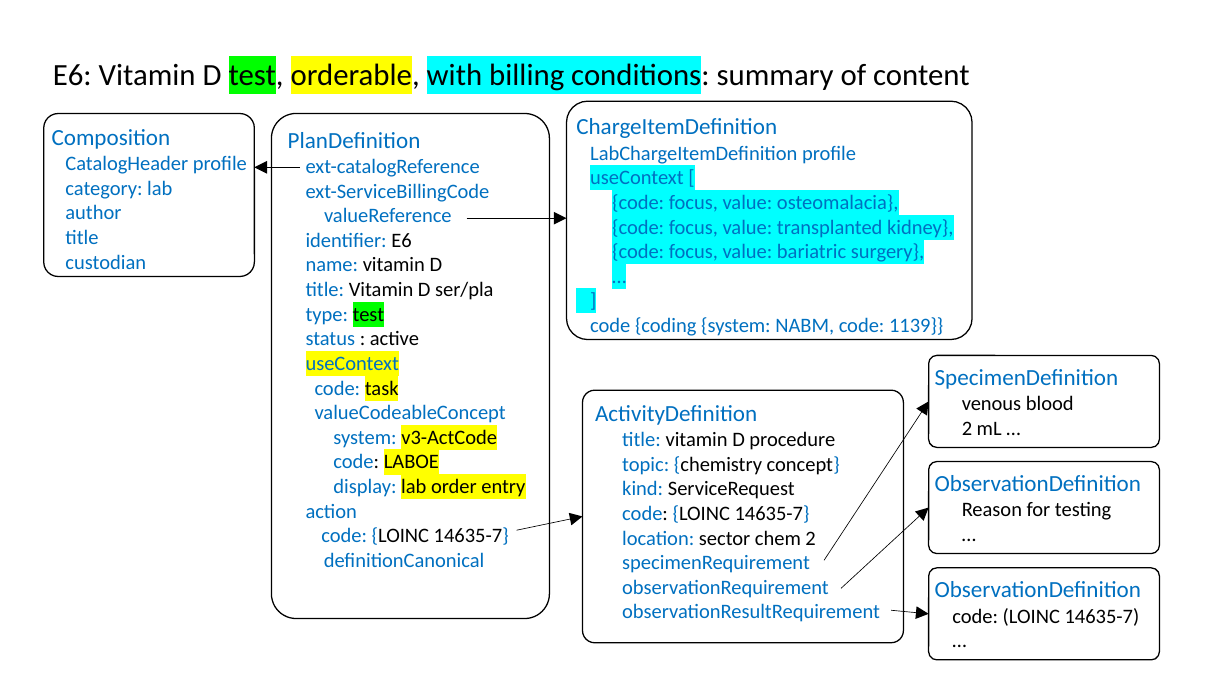
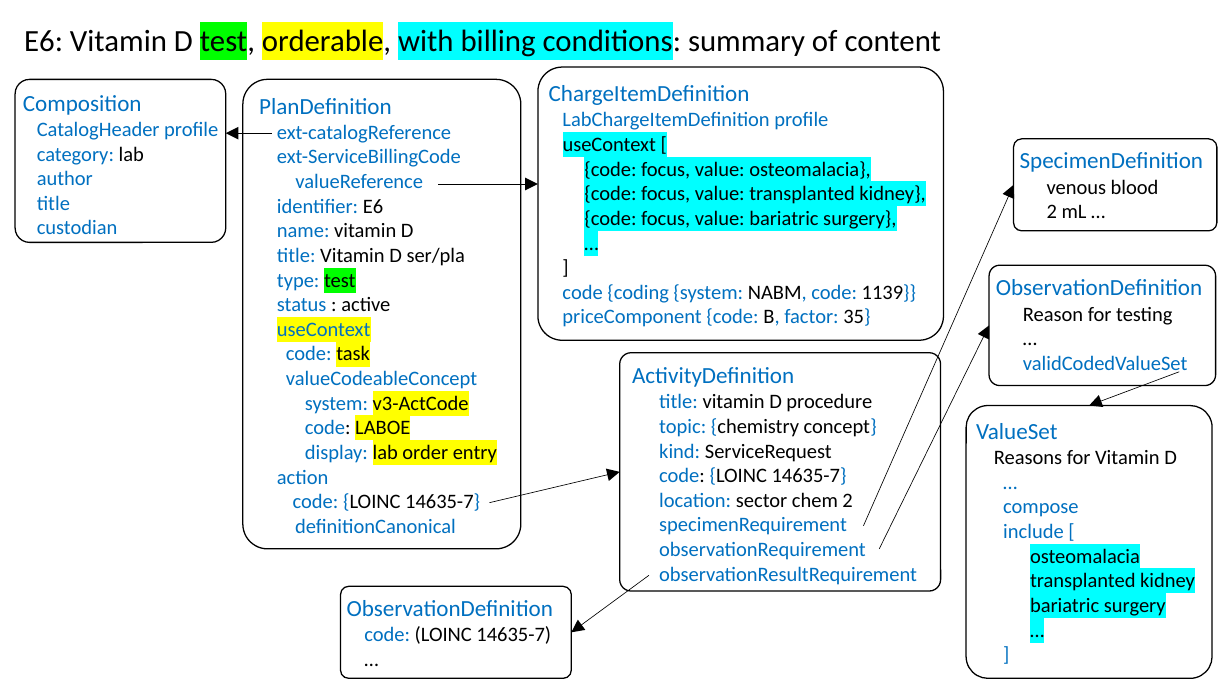
Before and after one commit to HL7/fhir-order-catalog, a slide deck: slide 1 of input/images-source/LabExampleE6Technical.pptx. Drawn at 1232x693 pixels with LibreOffice and Linux fonts; fonts in the diff are those of the drawing. Boxes give left, top, right and bottom in pixels: in the first picture for what was removed or moved away, otherwise in the second. Text is boxed around its words. In the diff, an @@ line names an element or a change of style, - is before the commit and + after.

```diff
--- a/input/images-source/LabExampleE6Technical.pptx
+++ b/input/images-source/LabExampleE6Technical.pptx
@@ rounded rectangle "PlanDefinition" resized from (x1=272, y1=114, x2=550, y2=619) to (x1=243, y1=79, x2=521, y2=549) @@
@@ rounded rectangle "ChargeItemDefinition" resized from (x1=567, y1=101, x2=972, y2=339) to (x1=538, y1=67, x2=944, y2=341) @@
@@ text in rounded rectangle at (x1=37, y1=146, x2=144, y2=165): text colour #0070C0 to #000000 in "lab" @@
@@ 2 arrows, 1 rounded rectangle, 1 text moved together from (x1=43, y1=59, x2=969, y2=276) to (x1=15, y1=25, x2=941, y2=242) @@
@@ text in rounded rectangle at (x1=562, y1=137, x2=925, y2=303): text colour #0070C0 to #000000 in "useContext [", "{code: focus, value: osteomalacia},", "{code: focus, value: transplanted kidney},", "{code: focus, value: bariatric surgery}," and 3 more places; highlight #00FFFF to none in "]" @@
@@ rounded rectangle "SpecimenDefinition" resized from (x1=929, y1=356, x2=1160, y2=448) to (x1=1014, y1=139, x2=1217, y2=231) @@
@@ arrow moved from (824, 560) - (929, 401) to (864, 526) - (1014, 185) @@
@@ rounded rectangle "ObservationDefinition" resized from (x1=929, y1=462, x2=1160, y2=555) to (x1=989, y1=265, x2=1215, y2=385) @@
@@ text in rounded rectangle at (x1=562, y1=308, x2=870, y2=327): paragraph added @@
+priceComponent {code: B, factor: 35}
@@ arrow moved from (841, 589) - (929, 507) to (880, 549) - (989, 325) @@
@@ rounded rectangle "ActivityDefinition" resized from (x1=582, y1=390, x2=903, y2=642) to (x1=620, y1=353, x2=941, y2=592) @@
@@ text in rounded rectangle at (x1=1023, y1=355, x2=1187, y2=376): paragraph added @@
+validCodedValueSet
@@ arrow added from (1179, 372) to (1090, 406), #000000 0.5 pt @@
@@ rounded rectangle added at (x1=967, y1=406, x2=1213, y2=678), outline #000000 1 pt, 16 pt, text #000000 @@
+ValueSet
+Reasons for Vitamin D
+…
+compose
+  include [
+    osteomalacia
+    transplanted kidney
+    bariatric surgery
+    …
+  ]
@@ arrow moved from (517, 531) - (582, 517) to (490, 503) - (620, 472) @@
@@ rounded rectangle "ObservationDefinition" moved from (x1=929, y1=568, x2=1160, y2=661) to (x1=341, y1=587, x2=572, y2=679) @@
@@ arrow moved from (891, 610) - (929, 614) to (649, 576) - (571, 632) @@
@@ text in rounded rectangle at (x1=364, y1=626, x2=551, y2=644): text colour #000000 to #0070C0 in "code:" @@
```
Also in this commit, not shown: 1 other file.
